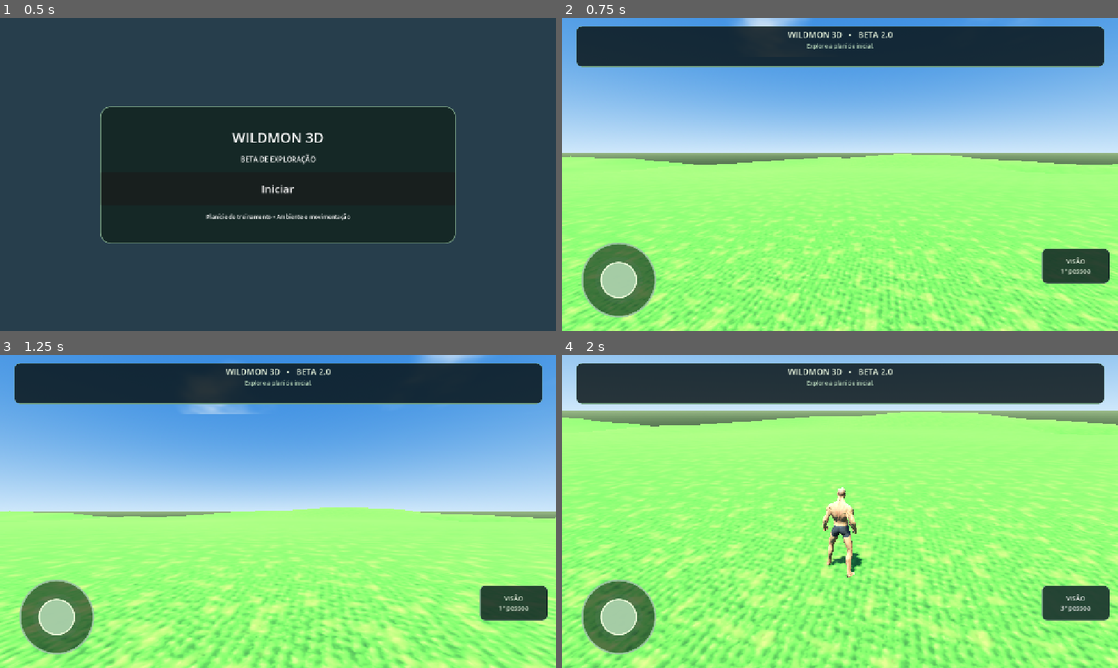
Above: before the commit, frames 1-4 (two rows, left to right).
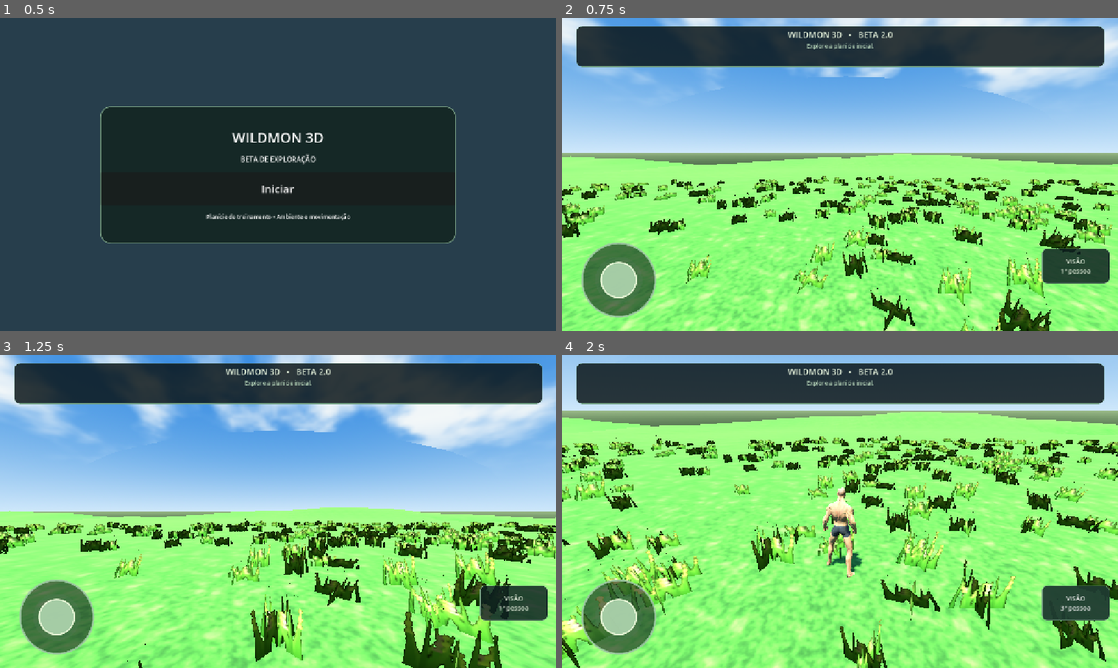
Above: after the commit, the same moments.

Repository: ealvim07-gif/wildmon-3d
Game: Godot game, scene res://scenes/main.tscn
The game is run twice, just before and just after one commit, with the same random seed, the same clock (stepped at 60 frames per second) and the same inputs.
Inputs:
- Up to frame 1 (0.5 s): no input
- Up to frame 2 (0.75 s): click "Iniciar" at 0.5 s
- Up to frame 3 (1.25 s): no input
- Up to frame 4 (2 s): click "VISÃO 1ª pessoa" at 1.25 s

Frame 1 is identical in both runs. In frame 2, 24% of the frame differs, in the area x 0-100%, y 0-100%; in frame 3, 33%; in frame 4, 32%.

Commit message:
Add files via upload

Diff:
--- a/scripts/world_terrain.gd
+++ b/scripts/world_terrain.gd
@@ -1,5 +1,5 @@
 extends Node3D
-# Terreno por chunks, agua do lago e nuvens estilizadas otimizadas para Android.
+# Terreno estilizado com grama 3D florida (MultiMesh), lago e nuvens suaves para Android.
 const DEBUG_TERRAIN_UNSHADED := false
 const CHUNK_SIZE := 32.0
 const CHUNKS := 8
@@ -9,27 +9,29 @@
 const LAKE_CENTER := Vector2(112.0, 0.0)
 const LAKE_RADIUS := 19.0
 const TEXTURE_SIZE := 256
-const TEXTURE_REPEAT_M := 3.2
-const GRASS_ALBEDO_PATH := "res://assets/terrain/grass_albedo.jpg"
-const GRASS_NORMAL_PATH := "res://assets/terrain/grass_normal.jpg"
-
-# --- Paleta de grama estilizada (Legends: Arceus) ---
-const GRASS_DEEP := Color(0.18, 0.34, 0.13)
-const GRASS_DARK := Color(0.25, 0.44, 0.17)
-const GRASS_MID := Color(0.38, 0.58, 0.23)
-const GRASS_LIGHT := Color(0.58, 0.72, 0.32)
-const GRASS_TIP := Color(0.72, 0.80, 0.40)
-const GRASS_DRY := Color(0.72, 0.65, 0.34)
-const GRASS_DIRT := Color(0.46, 0.36, 0.23)
-const TINT_LOW := Color(0.84, 0.92, 0.74)
-const TINT_HIGH := Color(1.00, 0.97, 0.84)
+const TEXTURE_REPEAT_M := 3.5
+
+# --- Configuracao da Grama 3D Florida (MultiMesh leve para Android) ---
+const GRASS_BLADE_COUNT := 4500
+const GRASS_SPAWN_RADIUS := 68.0
+const GRASS_MIN_HEIGHT := 0.48
+const GRASS_MAX_HEIGHT := 0.92
+
+# --- Paleta do solo sob a grama ---
+const GRASS_DEEP := Color(0.20, 0.36, 0.14)
+const GRASS_DARK := Color(0.28, 0.47, 0.19)
+const GRASS_MID := Color(0.40, 0.60, 0.25)
+const GRASS_LIGHT := Color(0.56, 0.72, 0.33)
+const GRASS_SAND := Color(0.76, 0.71, 0.48)
+const TINT_LOW := Color(0.86, 0.94, 0.78)
+const TINT_HIGH := Color(1.00, 0.97, 0.85)
 const GROUND_TINT := Color(0.95, 0.97, 0.92)
 
 var height_noise := FastNoiseLite.new()
 var lake_noise := FastNoiseLite.new()
 var tint_noise := FastNoiseLite.new()
 var grass_texture: Texture2D
-var grass_normal: Texture2D
+var _grass_multimesh_node: MultiMeshInstance3D
 
 func _make_marker_rock(position_x: float, position_z: float, size: Vector3) -> void:
 	var rock := MeshInstance3D.new()
@@ -61,11 +63,12 @@
 	tint_noise.frequency = 0.016
 	tint_noise.noise_type = FastNoiseLite.TYPE_SIMPLEX
 	tint_noise.fractal_octaves = 2
+
 	_load_grass_textures()
 	_build_chunks()
+	_build_3d_grass_field()
 	_build_lake()
 	_build_clouds()
-	_diagnose_terrain_cover()
 	_adjust_directional_light_bias()
 
 func height_at(x: float, z: float) -> float:
@@ -85,22 +88,15 @@
 	return (hills + basin + hill_a + hill_b + lake_basin) * fade
 
 func _load_grass_textures() -> void:
-	if ResourceLoader.exists(GRASS_ALBEDO_PATH):
-		var photo = load(GRASS_ALBEDO_PATH)
-		if photo is Texture2D:
-			grass_texture = photo
-			if ResourceLoader.exists(GRASS_NORMAL_PATH):
-				var normal_photo = load(GRASS_NORMAL_PATH)
-				if normal_photo is Texture2D:
-					grass_normal = normal_photo
-			print("[TERRAIN] Textura do chao: foto ", GRASS_ALBEDO_PATH)
-			return
-	grass_texture = ImageTexture.create_from_image(_make_grass_texture())
-	print("[TERRAIN] Textura do chao: grama estilizada com laminas")
+	grass_texture = ImageTexture.create_from_image(_make_ground_texture())
 
 func _tint_at(x: float, z: float) -> Color:
 	var u := tint_noise.get_noise_2d(x, z) * 0.5 + 0.5
-	return TINT_LOW.lerp(TINT_HIGH, clampf(u, 0.0, 1.0))
+	var base := TINT_LOW.lerp(TINT_HIGH, clampf(u, 0.0, 1.0))
+	# Borda arenosa perto do lago
+	var lake_dist := Vector2(x, z).distance_to(LAKE_CENTER)
+	var shore_sand := 1.0 - smoothstep(LAKE_RADIUS - 2.0, LAKE_RADIUS + 5.5, lake_dist)
+	return base.lerp(Color(1.05, 0.98, 0.78), shore_sand * 0.65)
 
 func _seamless_layer(seed_value: int, frequency: float, octaves: int) -> PackedByteArray:
 	var n := FastNoiseLite.new()
@@ -114,72 +110,191 @@
 	img.convert(Image.FORMAT_L8)
 	return img.get_data()
 
-func _make_grass_texture() -> Image:
+func _make_ground_texture() -> Image:
 	var size := TEXTURE_SIZE
 	var total := size * size
 	var broad := _seamless_layer(418, 0.015, 2)
-	var tuft := _seamless_layer(733, 0.055, 3)
-	var blade_noise := _seamless_layer(991, 0.14, 2)
-	if broad.size() != total or tuft.size() != total or blade_noise.size() != total:
-		return _make_grass_texture_legacy()
-
+	var tuft := _seamless_layer(733, 0.06, 3)
 	var data := PackedByteArray()
 	data.resize(total * 4)
-	var inv_size := TAU / float(size)
-
-	for y in range(size):
-		var fy := float(y) * inv_size
-		for x in range(size):
-			var fx := float(x) * inv_size
-			var i := y * size + x
-			var b := float(broad[i]) / 255.0
-			var m := float(tuft[i]) / 255.0
-			var n := float(blade_noise[i]) / 255.0
-
-			# Padrao direcional de fios/laminas de grama entrelaçados (sem emendas nas bordas)
-			var swirl := (n - 0.5) * 2.2 + (m - 0.5) * 1.4
-			var strand_a := sin(fx * 18.0 + fy * 4.0 + swirl) * 0.5 + 0.5
-			var strand_b := cos(fx * 7.0 - fy * 16.0 - swirl * 0.8) * 0.5 + 0.5
-			var blades := clampf(strand_a * 0.6 + strand_b * 0.4, 0.0, 1.0)
-
-			var shade := clampf(m * 0.52 + blades * 0.36 + (n - 0.5) * 0.18, 0.0, 1.0)
-			var col: Color
-			if shade < 0.25:
-				col = GRASS_DEEP.lerp(GRASS_DARK, shade / 0.25)
-			elif shade < 0.55:
-				col = GRASS_DARK.lerp(GRASS_MID, (shade - 0.25) / 0.30)
-			elif shade < 0.82:
-				col = GRASS_MID.lerp(GRASS_LIGHT, (shade - 0.55) / 0.27)
-			else:
-				col = GRASS_LIGHT.lerp(GRASS_TIP, (shade - 0.82) / 0.18)
-
-			# Manchas naturais de grama dourada e pequenos trechos de terra
-			col = col.lerp(GRASS_DRY, smoothstep(0.60, 0.90, b) * 0.45)
-			col = col.lerp(GRASS_DIRT, smoothstep(0.82, 0.96, b * 0.65 + (1.0 - blades) * 0.35) * 0.50)
-
-			var j := i * 4
-			data[j] = int(clampf(col.r, 0.0, 1.0) * 255.0)
-			data[j + 1] = int(clampf(col.g, 0.0, 1.0) * 255.0)
-			data[j + 2] = int(clampf(col.b, 0.0, 1.0) * 255.0)
-			data[j + 3] = 255
+
+	for i in range(total):
+		var b := float(broad[i]) / 255.0 if broad.size() == total else 0.5
+		var m := float(tuft[i]) / 255.0 if tuft.size() == total else 0.5
+		var shade := clampf(m * 0.7 + b * 0.3, 0.0, 1.0)
+		var col: Color
+		if shade < 0.35:
+			col = GRASS_DEEP.lerp(GRASS_DARK, shade / 0.35)
+		elif shade < 0.70:
+			col = GRASS_DARK.lerp(GRASS_MID, (shade - 0.35) / 0.35)
+		else:
+			col = GRASS_MID.lerp(GRASS_LIGHT, (shade - 0.70) / 0.30)
+		col = col.lerp(GRASS_SAND, smoothstep(0.75, 0.95, b) * 0.35)
+		var j := i * 4
+		data[j] = int(col.r * 255.0)
+		data[j + 1] = int(col.g * 255.0)
+		data[j + 2] = int(col.b * 255.0)
+		data[j + 3] = 255
 
 	var image := Image.create_from_data(size, size, false, Image.FORMAT_RGBA8, data)
 	image.generate_mipmaps()
 	return image
 
-func _make_grass_texture_legacy() -> Image:
-	var image := Image.create(256, 256, false, Image.FORMAT_RGBA8)
-	var broad := FastNoiseLite.new(); broad.seed = 418; broad.frequency = 0.035
-	var detail := FastNoiseLite.new(); detail.seed = 733; detail.frequency = 0.19
-	for y in range(256):
-		for x in range(256):
-			var n1 := broad.get_noise_2d(float(x), float(y))
-			var n2 := detail.get_noise_2d(float(x), float(y))
-			var value := clampf(0.5 + n1 * 0.28 + n2 * 0.22, 0.0, 1.0)
-			var color := Color(0.20, 0.38, 0.13).lerp(Color(0.52, 0.68, 0.29), value)
-			image.set_pixel(x, y, Color(color.r, color.g, color.b, 1.0))
-	image.generate_mipmaps()
-	return image
+func _make_tuft_sprite_texture() -> ImageTexture:
+	# Desenha um tufo de grama estilizada com folhas verdes e espigas amarelas/rosadas
+	var w := 128
+	var h := 128
+	var img := Image.create(w, h, false, Image.FORMAT_RGBA8)
+	img.fill(Color(0, 0, 0, 0))
+
+	var rng := RandomNumberGenerator.new()
+	rng.seed = 90210
+
+	# 16 laminas de grama por tufo
+	for b in range(16):
+		var base_x := rng.randf_range(18.0, float(w - 18))
+		var tip_x := base_x + rng.randf_range(-22.0, 22.0)
+		var blade_h := rng.randf_range(58.0, 114.0)
+		var base_w := rng.randf_range(3.5, 6.0)
+		var has_flower := rng.randf() < 0.32
+		var is_pink_flower := rng.randf() < 0.45
+
+		var col_base := Color(0.22, 0.42, 0.14).lerp(Color(0.32, 0.54, 0.18), rng.randf())
+		var col_tip := Color(0.55, 0.74, 0.28).lerp(Color(0.78, 0.84, 0.36), rng.randf())
+		var flower_col := Color(0.88, 0.64, 0.62) if is_pink_flower else Color(0.95, 0.88, 0.42)
+
+		var steps := int(blade_h)
+		for s in range(steps):
+			var t := float(s) / maxf(1.0, blade_h)
+			var y := h - 1 - s
+			if y < 0:
+				break
+			# Curva suave da folha
+			var curve := sin(t * PI * 0.5)
+			var cx := lerpf(base_x, tip_x, curve * curve)
+			var half_w := maxf(0.8, base_w * (1.0 - t * 0.88))
+			var c := col_base.lerp(col_tip, t)
+			if has_flower and t > 0.62:
+				# Pequenos graos de flor na ponta da haste
+				var bud := sin(t * 42.0) * 0.5 + 0.5
+				half_w += bud * 2.2
+				c = c.lerp(flower_col, 0.75 + bud * 0.25)
+
+			var x0 := clampi(int(cx - half_w), 0, w - 1)
+			var x1 := clampi(int(cx + half_w), 0, w - 1)
+			for px in range(x0, x1 + 1):
+				img.set_pixel(px, y, Color(c.r, c.g, c.b, 1.0))
+
+	img.generate_mipmaps()
+	return ImageTexture.create_from_image(img)
+
+func _build_3d_grass_field() -> void:
+	# Malha em X (2 planos cruzados = 4 triangulos por tufo)
+	var st := SurfaceTool.new()
+	st.begin(Mesh.PRIMITIVE_TRIANGLES)
+	var hw := 0.55
+	var hh := 1.0
+	var angles := [0.0, PI * 0.5]
+	for ang in angles:
+		var dx := cos(ang) * hw
+		var dz := sin(ang) * hw
+		var p0 := Vector3(-dx, 0.0, -dz)
+		var p1 := Vector3(dx, 0.0, dz)
+		var p2 := Vector3(-dx, hh, -dz)
+		var p3 := Vector3(dx, hh, dz)
+		st.set_uv(Vector2(0.0, 1.0)); st.set_normal(Vector3.UP); st.add_vertex(p0)
+		st.set_uv(Vector2(1.0, 1.0)); st.set_normal(Vector3.UP); st.add_vertex(p1)
+		st.set_uv(Vector2(0.0, 0.0)); st.set_normal(Vector3.UP); st.add_vertex(p2)
+
+		st.set_uv(Vector2(1.0, 1.0)); st.set_normal(Vector3.UP); st.add_vertex(p1)
+		st.set_uv(Vector2(1.0, 0.0)); st.set_normal(Vector3.UP); st.add_vertex(p3)
+		st.set_uv(Vector2(0.0, 0.0)); st.set_normal(Vector3.UP); st.add_vertex(p2)
+
+	var tuft_mesh := st.commit()
+	var mat := ShaderMaterial.new()
+	var shader := Shader.new()
+	shader.code = """
+shader_type spatial;
+render_mode cull_disabled, depth_draw_opaque, diffuse_lambert_wrap;
+
+uniform sampler2D grass_tex : source_color, filter_linear_mipmap;
+
+void vertex() {
+	// Balanco suave no vento apenas na ponta superior (UV.y perto de 0)
+	float sway_mask = 1.0 - UV.y;
+	vec3 world_pos = (MODEL_MATRIX * vec4(VERTEX, 1.0)).xyz;
+	float gust = sin(TIME * 1.8 + world_pos.x * 0.35 + world_pos.z * 0.28) * 0.14;
+	VERTEX.x += gust * sway_mask;
+	VERTEX.z += gust * 0.6 * sway_mask;
+}
+
+void fragment() {
+	vec4 tex = texture(grass_tex, UV);
+	if (tex.a < 0.45) {
+		discard;
+	}
+	// Fade suave na distancia para nao aparecer borda brusca
+	float cam_dist = length(VERTEX);
+	float dist_fade = 1.0 - smoothstep(42.0, 66.0, cam_dist);
+	if (dist_fade < 0.05) {
+		discard;
+	}
+	ALBEDO = tex.rgb * COLOR.rgb;
+	ROUGHNESS = 0.92;
+	SPECULAR = 0.05;
+}
+"""
+	mat.shader = shader
+	mat.set_shader_parameter("grass_tex", _make_tuft_sprite_texture())
+	tuft_mesh.surface_set_material(0, mat)
+
+	var mm := MultiMesh.new()
+	mm.transform_format = MultiMesh.TRANSFORM_3D
+	mm.use_colors = true
+	mm.mesh = tuft_mesh
+	mm.instance_count = GRASS_BLADE_COUNT
+
+	var rng := RandomNumberGenerator.new()
+	rng.seed = 774411
+	var placed := 0
+	var attempts := 0
+	while placed < GRASS_BLADE_COUNT and attempts < GRASS_BLADE_COUNT * 4:
+		attempts += 1
+		var r := sqrt(rng.randf()) * GRASS_SPAWN_RADIUS
+		var theta := rng.randf() * TAU
+		var x := cos(theta) * r
+		var z := sin(theta) * r
+
+		# Deixa uma pequena clareira bem no ponto inicial (0,0) e nao planta dentro da agua
+		if Vector2(x, z).length() < 3.2:
+			continue
+		if Vector2(x, z).distance_to(LAKE_CENTER) < LAKE_RADIUS + 2.5:
+			continue
+		var y := height_at(x, z)
+		if y < WATER_LEVEL + 0.15:
+			continue
+
+		var scale_h := rng.randf_range(GRASS_MIN_HEIGHT, GRASS_MAX_HEIGHT)
+		var scale_w := rng.randf_range(0.85, 1.35)
+		var rot := rng.randf() * TAU
+		var t := Transform3D()
+		t = t.scaled(Vector3(scale_w, scale_h, scale_w))
+		t = t.rotated(Vector3.UP, rot)
+		t.origin = Vector3(x, y - 0.04, z)
+		mm.set_instance_transform(placed, t)
+
+		# Variacao de cor por moita (algumas mais douradas, outras mais verdes)
+		var patch := tint_noise.get_noise_2d(x * 1.8, z * 1.8) * 0.5 + 0.5
+		var c := Color(0.86, 0.96, 0.80).lerp(Color(1.06, 1.00, 0.78), patch)
+		mm.set_instance_color(placed, c)
+		placed += 1
+
+	mm.visible_instance_count = placed
+	_grass_multimesh_node = MultiMeshInstance3D.new()
+	_grass_multimesh_node.name = "StylizedGrassField"
+	_grass_multimesh_node.multimesh = mm
+	_grass_multimesh_node.cast_shadow = GeometryInstance3D.SHADOW_CASTING_SETTING_OFF
+	add_child(_grass_multimesh_node)
 
 func _terrain_normal(x: float, z: float) -> Vector3:
 	var e := 0.5
@@ -193,7 +308,6 @@
 			var ox: float = (float(cx) - CHUNKS * 0.5) * CHUNK_SIZE
 			var oz: float = (float(cz) - CHUNKS * 0.5) * CHUNK_SIZE
 			_build_chunk(ox, oz)
-	# Pedras de orientacao na direcao do lago (+X)
 	_make_marker_rock(18.0, -42.0, Vector3(0.65, 0.42, 0.58))
 	_make_marker_rock(34.0, -42.0, Vector3(0.9, 0.55, 0.75))
 	_make_marker_rock(50.0, -42.0, Vector3(1.1, 0.7, 0.9))
@@ -247,15 +361,11 @@
 	mat.uv1_triplanar = true
 	mat.uv1_world_triplanar = true
 	mat.uv1_scale = Vector3(1.0 / TEXTURE_REPEAT_M, 1.0 / TEXTURE_REPEAT_M, 1.0 / TEXTURE_REPEAT_M)
-	if grass_normal != null:
-		mat.normal_enabled = true
-		mat.normal_texture = grass_normal
 	mat.albedo_color = GROUND_TINT
 	mat.cull_mode = BaseMaterial3D.CULL_DISABLED
-	mat.roughness = 0.96
+	mat.roughness = 0.98
 	mat.metallic = 0.0
 	mat.shading_mode = BaseMaterial3D.SHADING_MODE_UNSHADED if DEBUG_TERRAIN_UNSHADED else BaseMaterial3D.SHADING_MODE_PER_PIXEL
-	mat.disable_receive_shadows = false
 	ground.material_override = mat
 	add_child(ground)
 
@@ -268,22 +378,25 @@
 	add_child(body)
 
 func _build_clouds() -> void:
-	# Camada de nuvens estilizadas altas e leves, movendo-se suavemente com o vento.
-	var sky_clouds := MeshInstance3D.new()
-	sky_clouds.name = "StylizedClouds"
-	var plane := PlaneMesh.new()
-	plane.size = Vector2(560.0, 560.0)
-	plane.subdivide_width = 8
-	plane.subdivide_depth = 8
-	sky_clouds.mesh = plane
-	sky_clouds.position = Vector3(0.0, 68.0, 0.0)
-	sky_clouds.cast_shadow = GeometryInstance3D.SHADOW_CASTING_SETTING_OFF
+	# Cupula curva de nuvens estilizadas (sem esticar perto do horizonte)
+	var dome := MeshInstance3D.new()
+	dome.name = "StylizedCloudDome"
+	var sphere := SphereMesh.new()
+	sphere.radius = 240.0
+	sphere.height = 140.0
+	sphere.radial_segments = 32
+	sphere.rings = 16
+	dome.mesh = sphere
+	dome.position = Vector3(0.0, 12.0, 0.0)
+	dome.cast_shadow = GeometryInstance3D.SHADOW_CASTING_SETTING_OFF
 
 	var sm := ShaderMaterial.new()
 	var shader := Shader.new()
 	shader.code = """
 shader_type spatial;
-render_mode blend_mix, depth_draw_never, cull_disabled, unshaded;
+render_mode blend_mix, depth_draw_never, cull_front, unshaded;
+
+varying vec3 local_dir;
 
 float hash(vec2 p) {
 	return fract(sin(dot(p, vec2(127.1, 311.7))) * 43758.5453123);
@@ -305,48 +418,44 @@
 	float a = 0.5;
 	for (int i = 0; i < 4; i++) {
 		v += a * noise(p);
-		p *= 2.03;
+		p *= 2.02;
 		a *= 0.5;
 	}
 	return v;
 }
 
+void vertex() {
+	local_dir = normalize(VERTEX);
+}
+
 void fragment() {
-	vec2 centered = UV - vec2(0.5);
-	float dist = length(centered) * 2.0;
-	float horizon_fade = 1.0 - smoothstep(0.58, 0.98, dist);
-
-	vec2 wind = vec2(TIME * 0.0045, TIME * 0.0022);
-	vec2 p = UV * 9.5 + wind;
-	float n = fbm(p);
-	float detail = fbm(p * 2.2 - wind * 1.6);
-	float cloud = smoothstep(0.48, 0.76, n * 0.78 + detail * 0.22);
-
-	vec3 shadow_tint = vec3(0.82, 0.89, 0.97);
-	vec3 bright_tint = vec3(1.00, 0.99, 0.96);
-	float light = smoothstep(0.45, 0.82, n);
-	ALBEDO = mix(shadow_tint, bright_tint, light);
-	ALPHA = cloud * horizon_fade * 0.88;
+	float h = local_dir.y;
+	if (h <= 0.02) {
+		discard;
+	}
+	// Projecao esferica suave (evita pixelizacao e serrilhado perto do horizonte)
+	vec2 sky_uv = local_dir.xz / (h + 0.35);
+	vec2 wind = vec2(TIME * 0.008, TIME * 0.004);
+	vec2 p = sky_uv * 2.1 + wind;
+
+	float base_n = fbm(p);
+	float puff = fbm(p * 2.3 - wind * 1.4);
+	float density = base_n * 0.72 + puff * 0.28;
+
+	float cloud_alpha = smoothstep(0.47, 0.68, density);
+	float horizon_fade = smoothstep(0.03, 0.24, h);
+
+	// Iluminacao estilo anime: base azulada macia e topo creme brilhante
+	vec3 base_shadow = vec3(0.76, 0.86, 0.96);
+	vec3 sunlit_top = vec3(1.00, 0.99, 0.95);
+	float shade = smoothstep(0.46, 0.74, density + (h * 0.15));
+	ALBEDO = mix(base_shadow, sunlit_top, shade);
+	ALPHA = cloud_alpha * horizon_fade * 0.92;
 }
 """
 	sm.shader = shader
-	sky_clouds.material_override = sm
-	add_child(sky_clouds)
-
-func _diagnose_terrain_cover() -> void:
-	print("[TERRAIN DEBUG] DEBUG_TERRAIN_UNSHADED=", DEBUG_TERRAIN_UNSHADED)
-	print("[TERRAIN DEBUG] Planicie: grama estilizada com laminas + lago continuo + nuvens.")
-	var found_cover := false
-	var root := get_parent()
-	if root:
-		for node in root.get_children():
-			if node == self:
-				continue
-			if node is MeshInstance3D and node.global_position.y >= -0.5 and node.global_position.y <= 0.5:
-				found_cover = true
-			if node is Node3D and node.name.to_lower().contains("plane"):
-				found_cover = true
-	print("[TERRAIN DEBUG] Outra malha/plano detectado na faixa de altura da planicie: ", found_cover)
+	dome.material_override = sm
+	add_child(dome)
 
 func _adjust_directional_light_bias() -> void:
 	var root := get_parent()
@@ -364,7 +473,8 @@
 	return found
 
 func _build_lake() -> void:
-	var lake_span := LAKE_RADIUS + 10.0
+	# Encaixa estritamente na depressao do lago para nao invadir a planicie ao redor
+	var lake_span := LAKE_RADIUS + 4.5
 	var grid := 28
 	var step := (lake_span * 2.0) / float(grid)
 	var st := SurfaceTool.new()
